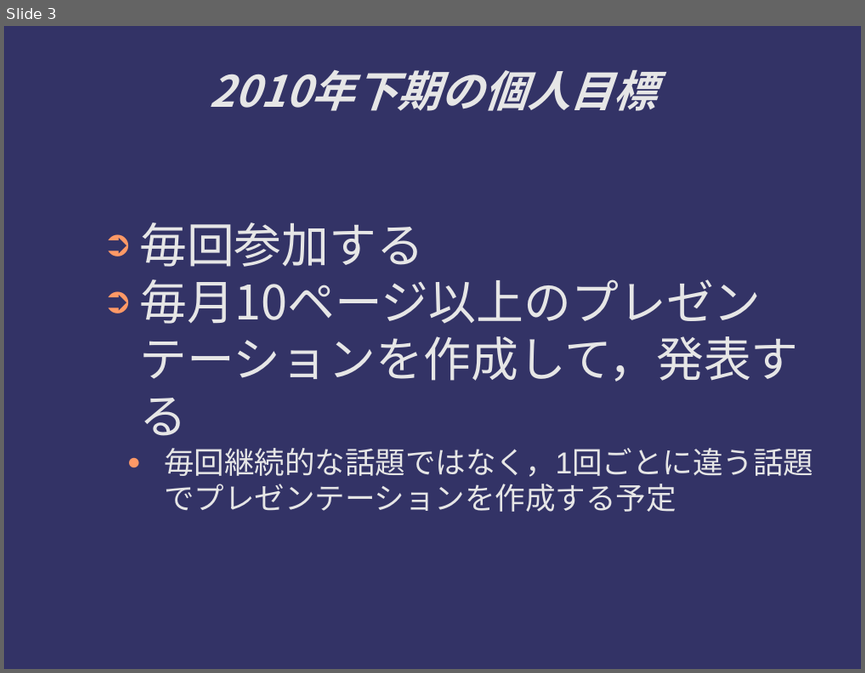
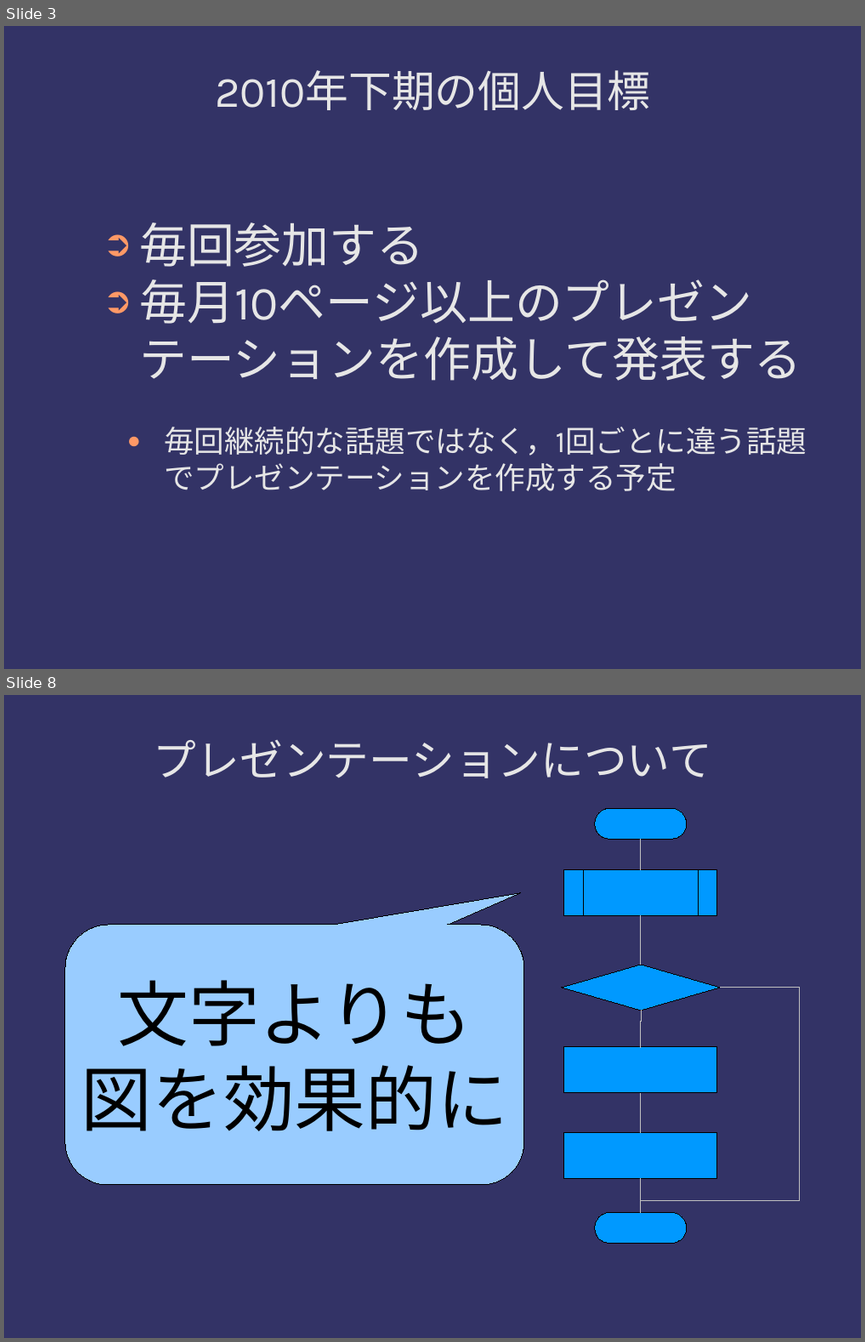
Before and after one commit to red13/presentations, a slide deck: android_20101120/2h_target.odp. Shown one above the other, each under a label of ours: slide 3 before the commit, slides 3 and 8 after it; the slides between them are not shown. The pictures are 865x673 and 865x1342 pixels, drawn with LibreOffice and Linux fonts; fonts in the diff are those of the drawing; background and template pictures are left out. Boxes give left, top, right and bottom in pixels: in the first picture for what was removed or moved away, otherwise in the second. Text is boxed around its words. In the diff, an @@ line names an element or a change of style, - is before the commit and + after.

Commit message:
プレゼン資料を更新

```diff
--- a/android_20101120/2h_target.odp
+++ b/android_20101120/2h_target.odp
@@ slide 8 added at (4,695,861,1338), background #333366 @@
@@ title added at (154,740,712,778), 40 pt, text #E6E6E6 @@
+プレゼンテーションについて
@@ pill shape added at (595,809,687,839), fill #0099FF, outline #000000 0 pt @@
@@ elbow line added from (641, 839) to (641, 869), #C0C0C0 0 pt @@
@@ flow chart predefined process added at (564,869,717,915), fill #0099FF, outline #000000 0 pt @@
@@ elbow line added from (641, 915) to (641, 964), #C0C0C0 0 pt @@
@@ rounded speech box added at (65,925,525,1185), fill #99CCFF, outline #000000 0 pt, 66 pt, text #000000 @@
+文字よりも
+図を効果的に
@@ diamond added at (562,964,720,1009), fill #0099FF, outline #000000 0 pt @@
@@ elbow line added from (720, 987) to (641, 1212), #C0C0C0 0 pt @@
@@ elbow line added from (641, 1010) to (641, 1047), #C0C0C0 0 pt @@
@@ rectangle added at (564,1047,717,1093), fill #0099FF, outline #000000 0 pt @@
@@ elbow line added from (641, 1133) to (641, 1093), #C0C0C0 0 pt @@
@@ rectangle added at (564,1133,717,1179), fill #0099FF, outline #000000 0 pt @@
@@ elbow line added from (641, 1212) to (641, 1179), #C0C0C0 0 pt @@
@@ pill shape added at (595,1212,687,1242), fill #0099FF, outline #000000 0 pt @@
@@ slide 3 changed as well @@
@@ title "2010年下期の個人目標" at (215,70,650,110): font Noto Sans CJK JP to Karla, bold off, italic off @@
@@ text at (139,222,806,455): font Noto Sans CJK JP to Karla in "毎回参加する"; font Arial to Karla in "毎回継続的な話題ではなく，1回ごとに違う話題でプレゼンテーションを作成する予定" @@
@@ text at (139,279,752,324): text changed; font Noto Sans CJK JP to Karla @@
-➲ 毎月10ページ以上のプレゼンテーションを作成して，発表する
+➲ 毎月10ページ以上のプレゼンテーションを作成して発表する
```
Also in this commit, not shown: 2 other slides changed, 15 other slides added, 1 other file.
